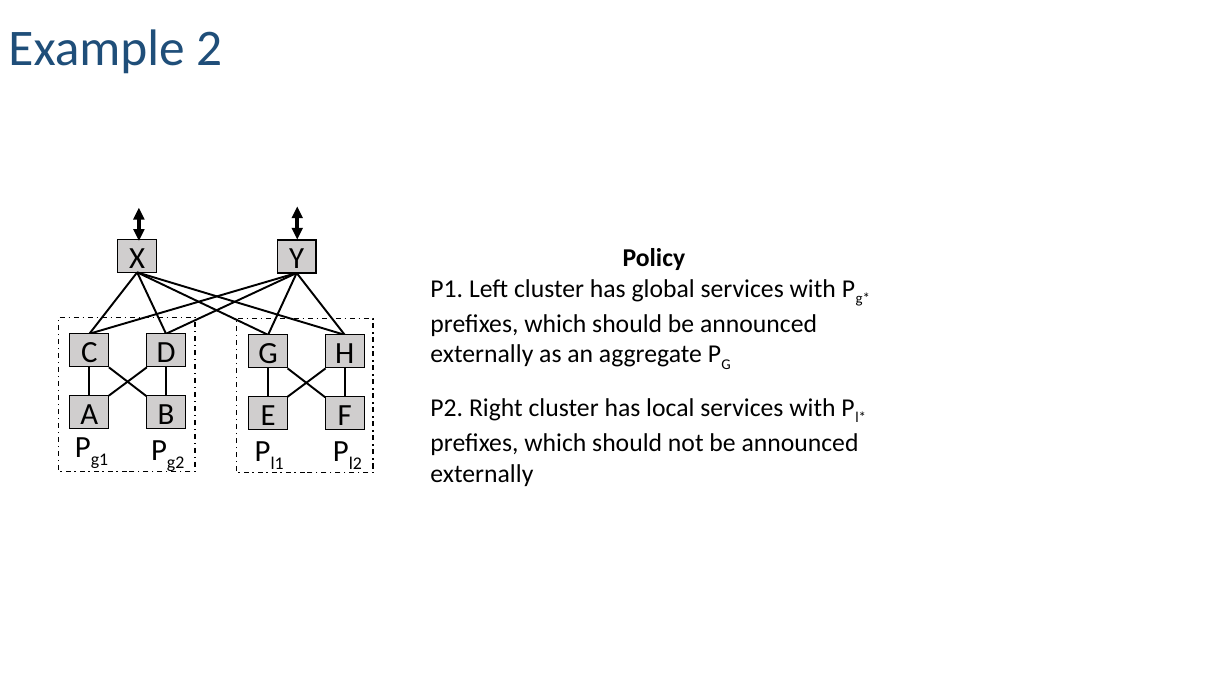
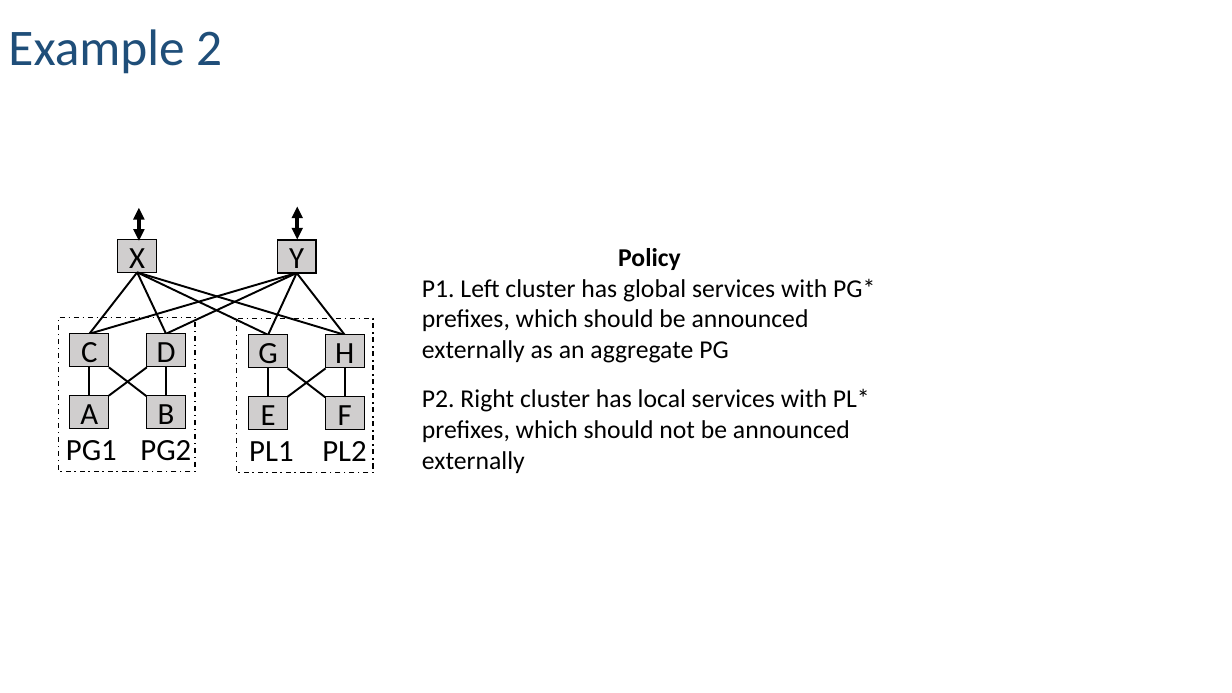
Before and after one commit to rabeckett/propane, a slide deck: slide 2 of paper/figures/examples.pptx. Drawn at 1232x693 pixels with LibreOffice and Linux fonts; fonts in the diff are those of the drawing. Boxes give left, top, right and bottom in pixels: in the first picture for what was removed or moved away, otherwise in the second. Text is boxed around its words. In the diff, an @@ line names an element or a change of style, - is before the commit and + after.

```diff
--- a/paper/figures/examples.pptx
+++ b/paper/figures/examples.pptx
@@ text "Policy": place and size @@
-text "Policy" at [430,248,859,486]
+text "Policy" at [422,248,875,473]
@@ text at [422,279,875,473]: text changed @@
-P1. Left cluster has global services with Pg* prefixes, which should be announced externally as an aggregate PG
-P2. Right cluster has local services with Pl* prefixes, which should not be announced externally
+P1. Left cluster has global services with PG* prefixes, which should be announced externally as an aggregate PG
+P2. Right cluster has local services with PL* prefixes, which should not be announced externally
@@ text at [66,440,117,461]: text changed @@
-Pg1
+PG1
@@ text at [140,440,191,461]: text changed @@
-Pg2
+PG2
@@ text at [249,441,293,461]: text changed @@
-Pl1
+PL1
@@ text at [322,441,366,461]: text changed @@
-Pl2
+PL2
```
Also in this commit, not shown: 1 slide added, 4 other files.
